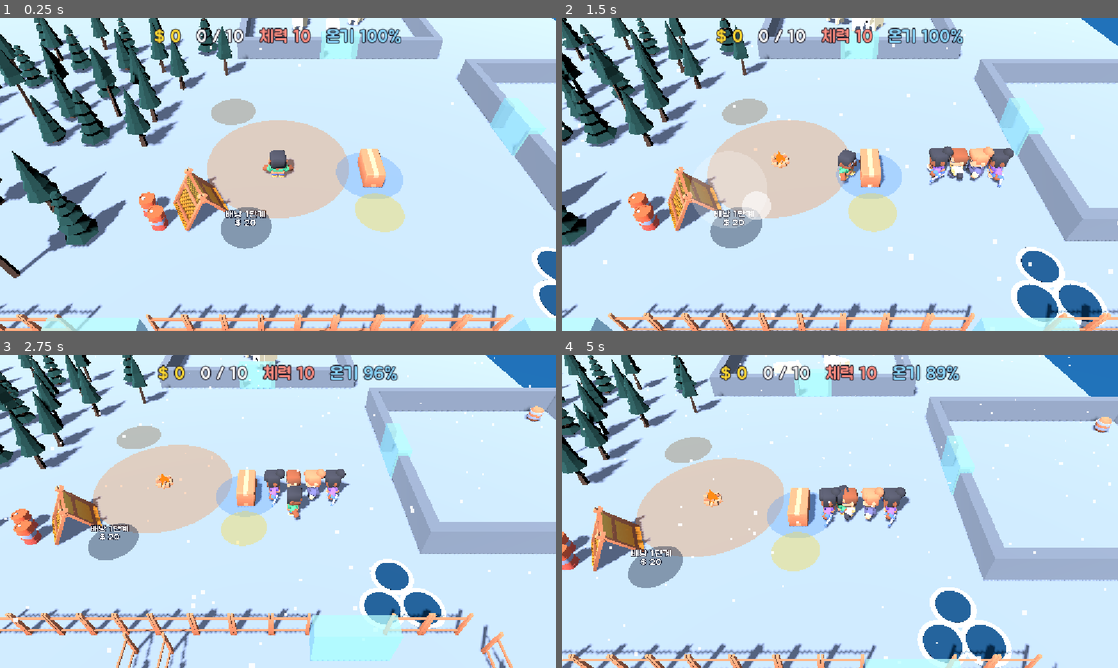
Above: before the commit, frames 1-4 (two rows, left to right).
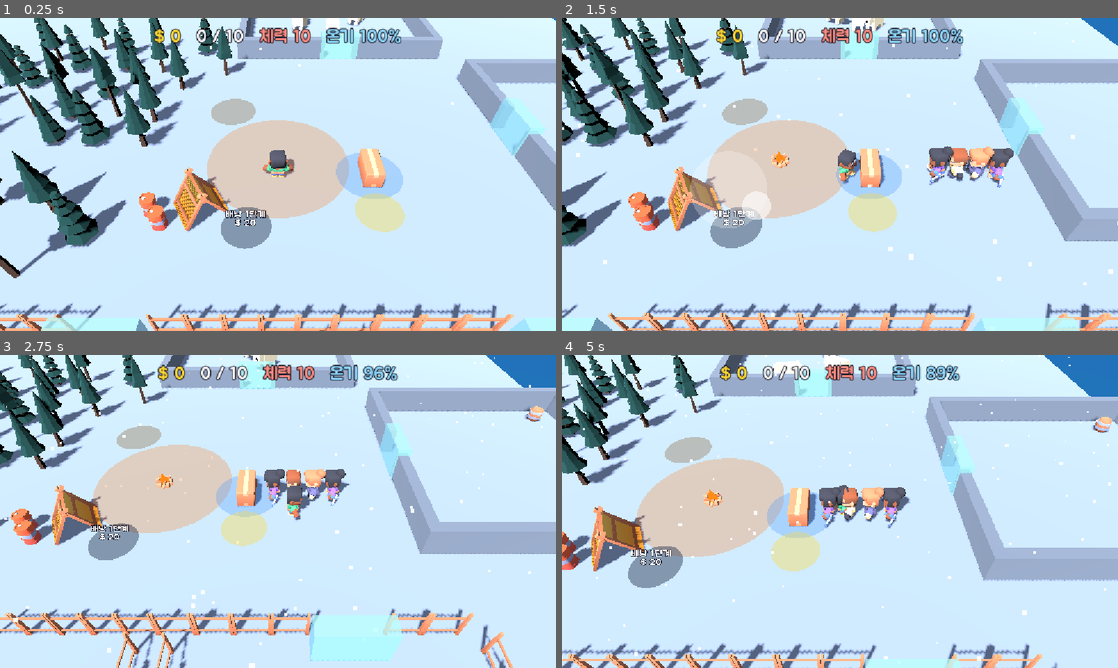
Above: after the commit, the same moments.

Repository: kimpro4214/FrostCamp
Game: Godot game, scene res://frost_camp/scenes/main.tscn
Same seed, same stepped clock (60 frames per second), same inputs: the game is played once before the commit and once after it.
Inputs (mouse positions are in pixels of both pictures, inside the frame that each line leads up to):
- Up to frame 1 (0.25 s): no input
- Up to frame 2 (1.5 s): move the mouse to (962, 158) at 0.52 s; hold D 0.53-1.25 s; click (962, 158) at 0.67 s; drag from (728, 190) to (812, 237) at 1.27 s
- Up to frame 3 (2.75 s): move the mouse to (333, 442) at 2.02 s; hold D from 2.03 s (still down)
- Up to frame 4 (5 s): release D at 2.75 s; drag from (812, 574) to (673, 464) at 2.77 s; move the mouse to (1006, 558) at 3.52 s; hold A 3.53-4.25 s; drag from (673, 464) to (756, 433) at 4.27 s

The runs differ from the first frame. In frame 1, 0.8% of the frame differs, in the area x 95-100%, y 73-96%; in frame 2, 2.6%; in frame 3, 2.0%; in frame 4, 2.6%, in the area x 63-81%, y 74-100%.

Commit message:
feat: 프로스트 캠프 얼음 구멍 뚫기 연출 추가

Diff:
--- a/frost_camp/scenes/fishing_view.gd
+++ b/frost_camp/scenes/fishing_view.gd
@@ -1,6 +1,7 @@
 extends Node3D
 ## 얼음 구멍 낚시터. 구멍마다 짙은 물빛 원판과 얼음 테두리를 두고,
 ## 연어가 잡히면 물보라가 튀고 연어가 낚은 사람 등으로 포물선을 그리며 날아간다.
+## 아직 안 뚫린 구멍은 숨어 있다가, 뚫으면 얼음 조각이 튀며 솟아오른다.
 
 const Juice := preload("res://frost_camp/scenes/juice.gd")
 const HOLE_RADIUS := 0.75
@@ -11,6 +12,8 @@
 
 var sim: FrostSim
 var _splashes: Array[CPUParticles3D] = []
+var _holes: Array[Node3D] = []
+var _chips: Array[CPUParticles3D] = []
 ## 품목을 들어 올린 사람 노드를 찾을 때 쓴다(플레이어 또는 일꾼 화면)
 var _find_body: Callable
 
@@ -42,7 +45,20 @@
 		var splash := Juice.make_burst(root, Color(0.75, 0.9, 1.0), 10, 0.1)
 		splash.position.y = 0.1
 		_splashes.append(splash)
+		var chips := Juice.make_burst(self, RIM_COLOR, 16)
+		chips.position = root.position + Vector3(0.0, 0.2, 0.0)
+		_chips.append(chips)
+		root.visible = _holes.size() < sim.holes_open
+		_holes.append(root)
 	sim.fish_caught.connect(_on_fish_caught)
+	sim.hole_drilled.connect(_on_hole_drilled)
+
+
+## 새 구멍: 얼음 조각이 튀고 구멍이 납작하게 솟아올랐다가 자리 잡는다.
+func _on_hole_drilled(hole: int) -> void:
+	_holes[hole].visible = true
+	_chips[hole].restart()
+	Juice.pop(_holes[hole], Vector3(0.3, 1.0, 0.3), 0.35)
 
 
 func _on_fish_caught(hole: int, agent: SimAgent) -> void:
--- a/frost_camp/scenes/main.gd
+++ b/frost_camp/scenes/main.gd
@@ -91,6 +91,7 @@
 	add_child(fishing)
 	fishing.setup(sim, _body_of)
 	sim.fish_caught.connect(func(hole: int, _a: SimAgent) -> void: _sfx.play_at("pickup", sim.fishing_holes[hole], 6.0))
+	sim.hole_drilled.connect(func(hole: int) -> void: _sfx.play_at("chop", sim.fishing_holes[hole]))
 	for i in sim.towers.size():
 		var tower := TowerView.new()
 		$Towers.add_child(tower)
